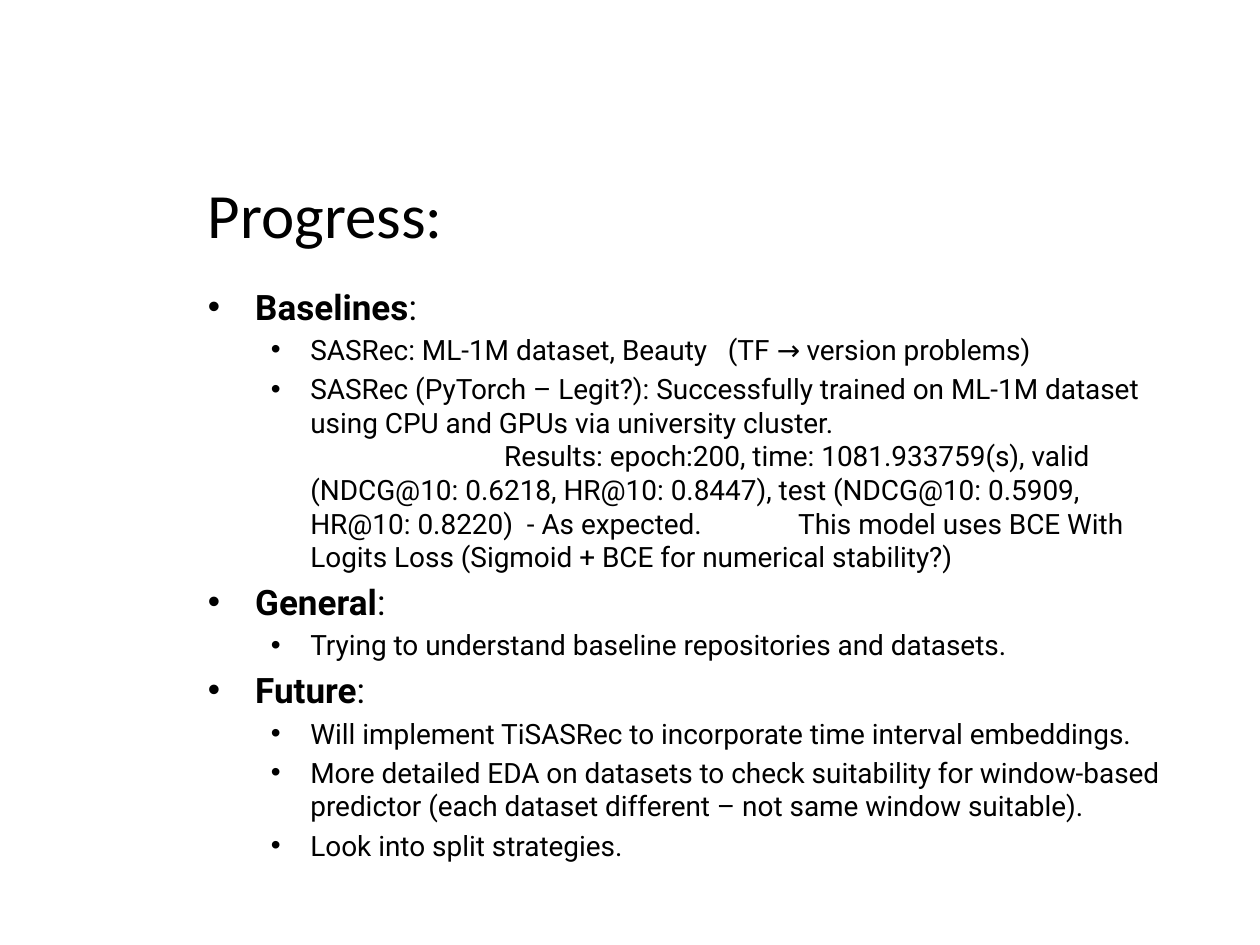
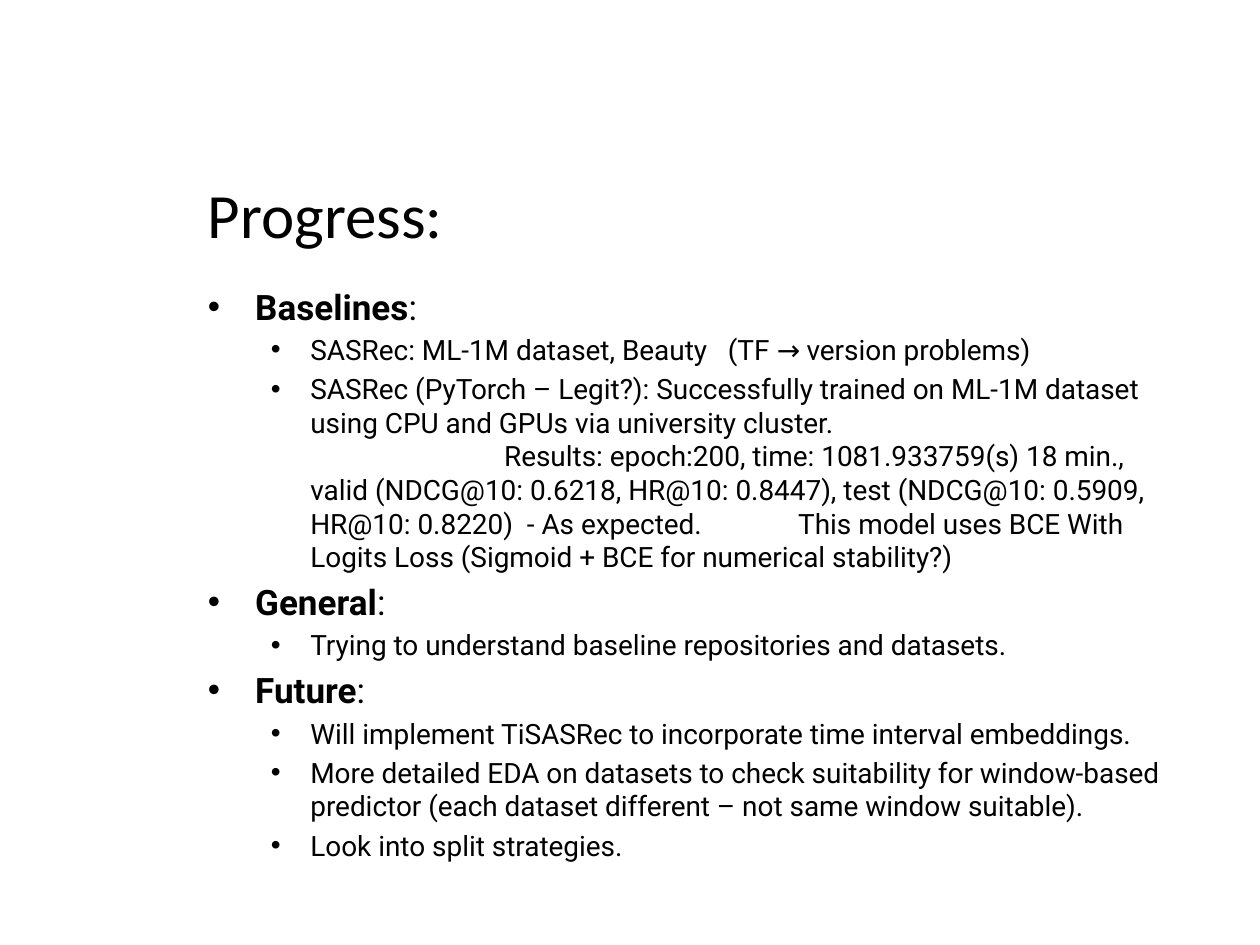
Before and after one commit to kyriakossk2000/MasterThesis, a slide deck: slide 2 of Progress/3 Project Progress.pptx. Drawn at 1260x945 pixels with LibreOffice and Linux fonts; fonts in the diff are those of the drawing; background and template pictures are left out. Boxes give left, top, right and bottom in pixels: in the first picture for what was removed or moved away, otherwise in the second. Text is boxed around its words. In the diff, an @@ line names an element or a change of style, - is before the commit and + after.

Commit message:
minor change

```diff
--- a/Progress/3 Project Progress.pptx
+++ b/Progress/3 Project Progress.pptx
@@ text at (x1=310, y1=376, x2=1144, y2=574): text changed @@
-  • SASRec (PyTorch – Legit?): Successfully trained on ML-1M dataset using CPU and GPUs via university cluster. Results: epoch:200, time: 1081.933759(s), valid (NDCG@10: 0.6218, HR@10: 0.8447), test (NDCG@10: 0.5909, HR@10: 0.8220) - As expected. This model uses BCE With Logits Loss (Sigmoid + BCE for numerical stability?)
+  • SASRec (PyTorch – Legit?): Successfully trained on ML-1M dataset using CPU and GPUs via university cluster. Results: epoch:200, time: 1081.933759(s) 18 min., valid (NDCG@10: 0.6218, HR@10: 0.8447), test (NDCG@10: 0.5909, HR@10: 0.8220) - As expected. This model uses BCE With Logits Loss (Sigmoid + BCE for numerical stability?)
```
